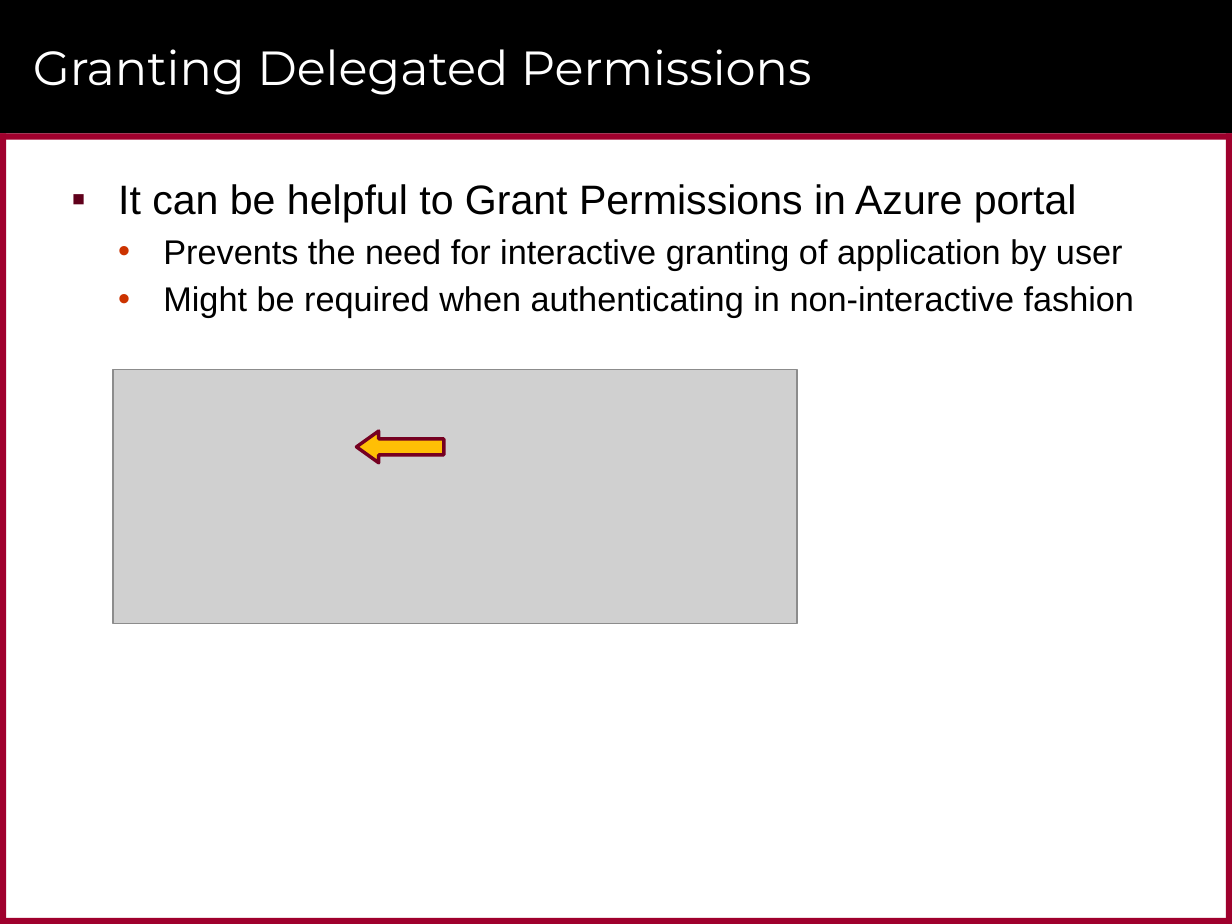
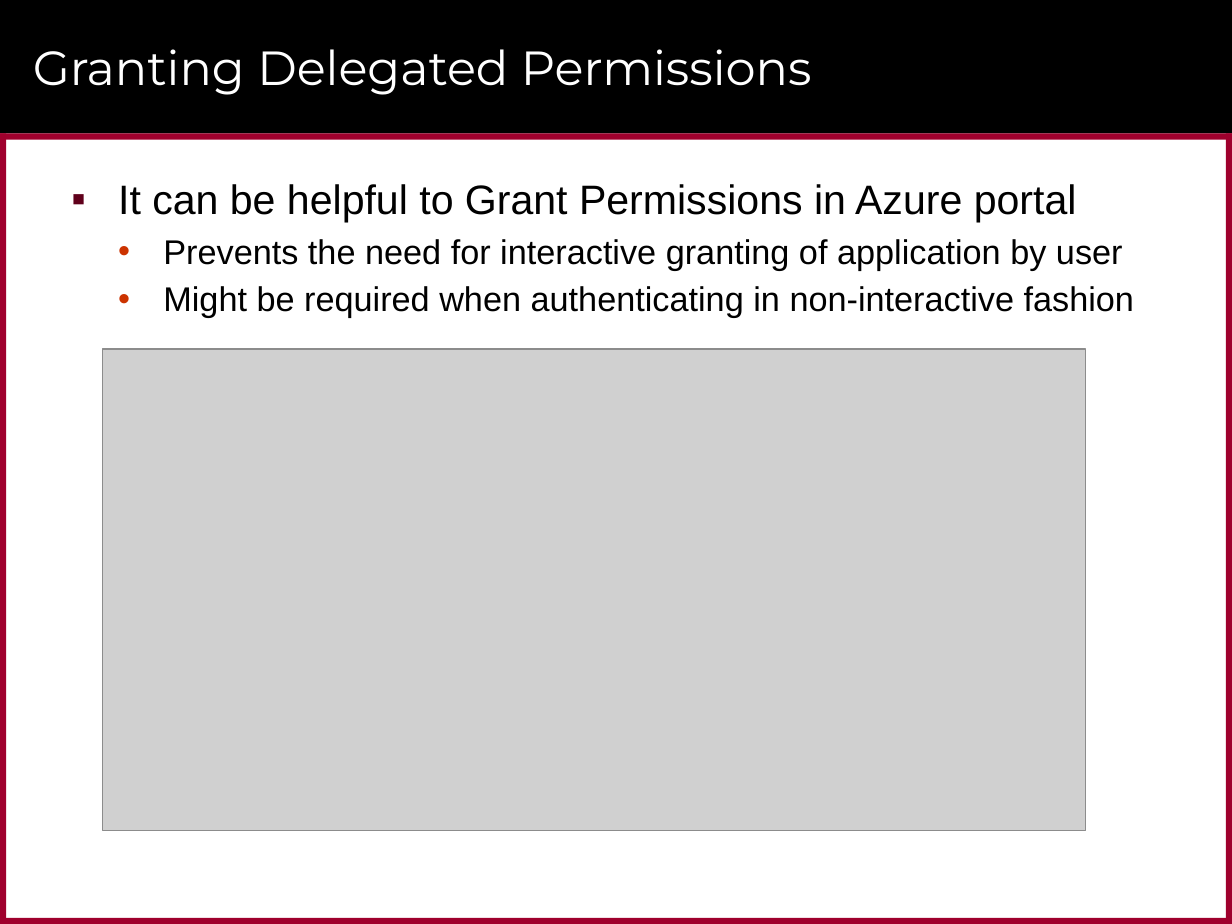
Before and after one commit to CriticalPathTraining/MSD365_Courseware, a slide deck: slide 17 of 07 AzureActiveDirectory.pptx (slide 25 before the commit). Drawn at 1232x924 pixels with LibreOffice and Linux fonts; fonts in the diff are those of the drawing; grey boxes stand for pictures; background and template pictures are left out. Boxes give left, top, right and bottom in pixels: in the first picture for what was removed or moved away, otherwise in the second. Text is boxed around its words. In the diff, an @@ line names an element or a change of style, - is before the commit and + after.

```diff
--- a/07 AzureActiveDirectory.pptx
+++ b/07 AzureActiveDirectory.pptx
@@ picture added at <box>102,349,1085,830</box> @@
@@ picture removed at <box>113,370,797,623</box> @@
@@ left arrow removed at <box>356,431,444,463</box> @@
```
Also in this commit, not shown: 15 other slides changed, 22 slides added, 15 slides removed, 15 other files.
